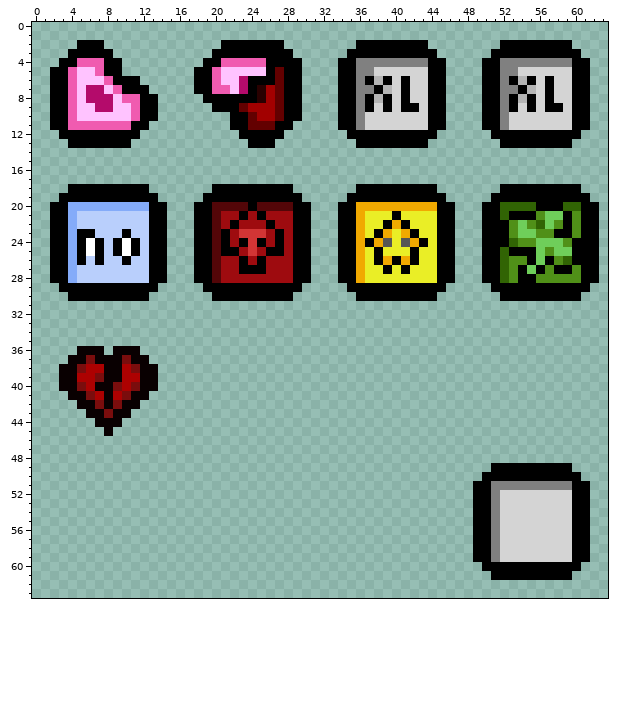
Two versions of one pixel-art sprite, resources/gfx/ui/wakaba/hudstats2.png. This is how it looked before the edit.
The file is 64x64 pixels. Colours within 5 levels of each other are drawn and written as one.
The same view after the edit:
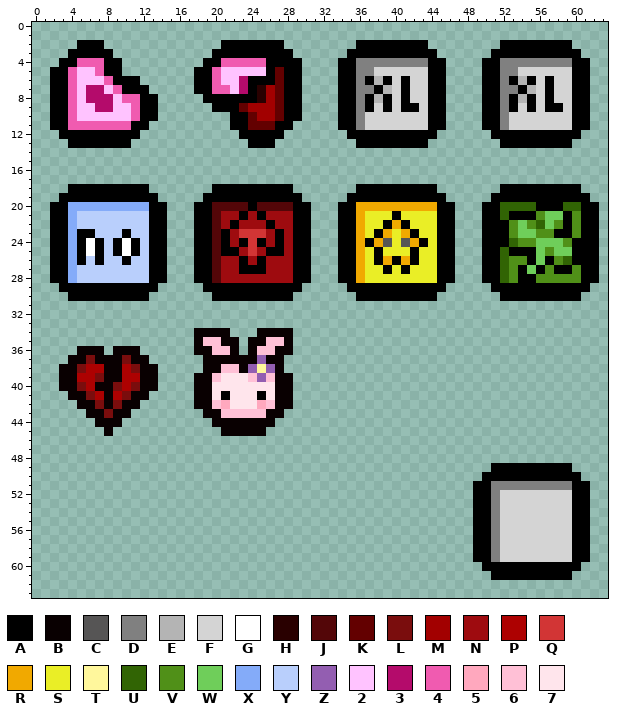
Palette (. is transparent): A #000000  B #090001  C #565555  D #808080  E #b4b4b4  F #d4d4d4  G #ffffff  H #290000  J #530608  K #630000  L #7a0c0cfd  M #a20000  N #9e0b0f  P #ad0101  Q #d23535  R #f1a900  S #eaee26  T #fff79c  U #316404  V #509018  W #6fce5a  X #84abf9  Y #b9cffc  Z #935eb1  2 #ffc3ff  3 #b40b6b  4 #f05bb0  5 #ffa8be  6 #ffc0d6  7 #ffe5ec
The edit:
y 34: x 18..21 .... -> BBBB; x 25..28 .... -> BBBB
y 35: x 18..22 ..... -> B66BB; x 24..28 ..... -> BB66B
y 36: x 18..22 ..... -> BB66B; x 24..28 ..... -> B66BB
y 37: x 19..27 ......... -> BBBBBBZBB
y 38: x 19..27 ......... -> BB66BZTZB
y 39: x 18..28 ........... -> BB67776Z6BB
y 40: x 18..28 ........... -> BB7777777BB
y 41: x 18..28 ........... -> BB7A777A7BB
y 42: x 18..28 ........... -> BB6577756BB
y 43: x 19..27 ......... -> BB66666BB
y 44: x 20..26 ....... -> BBBBBBB
y 45: x 21..25 ..... -> BBBBB
